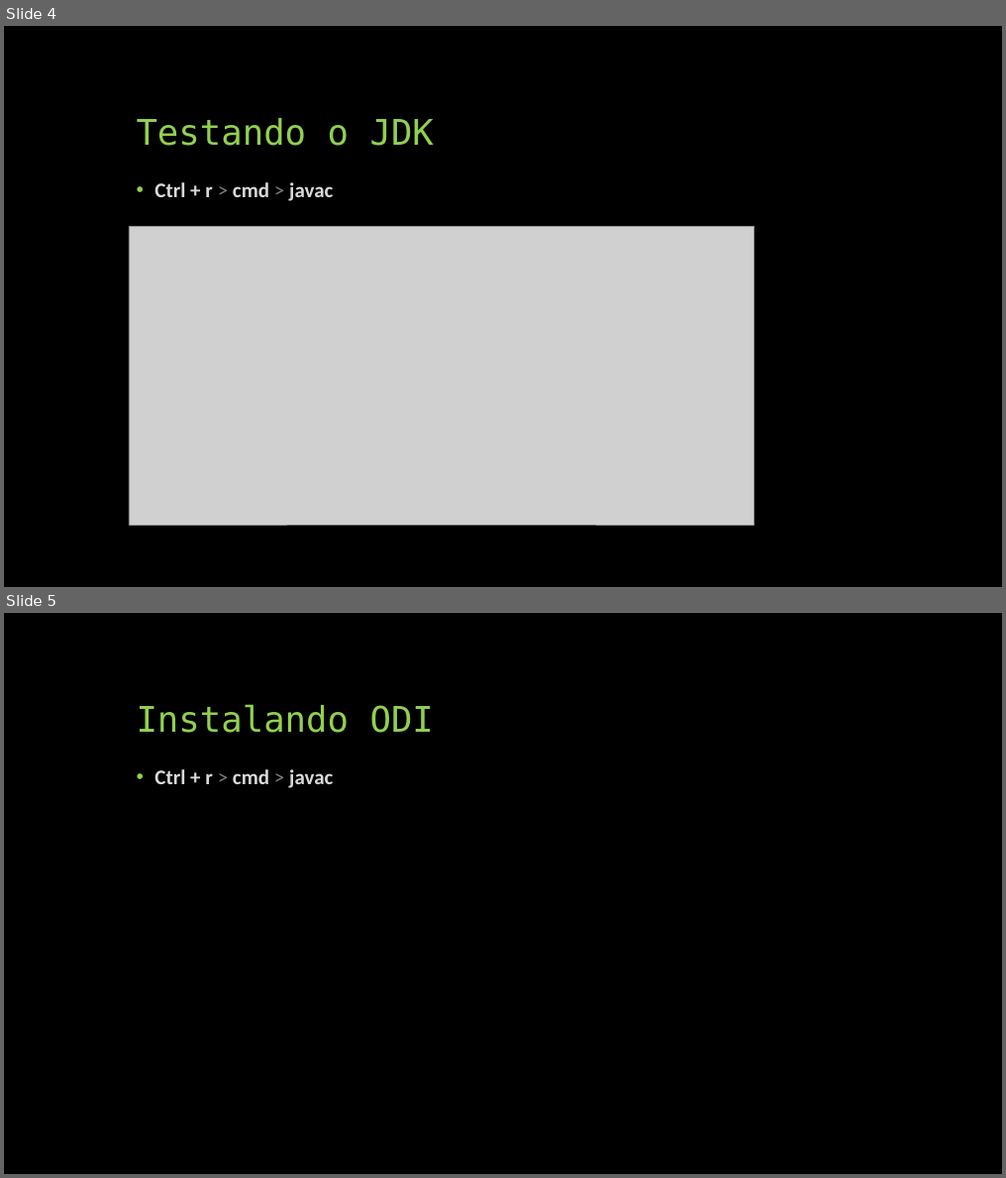
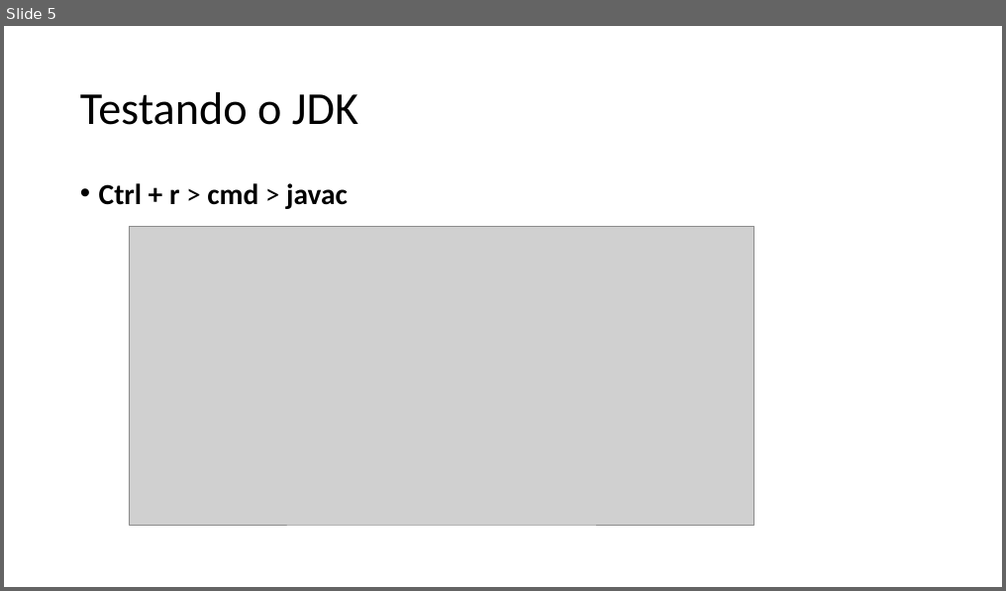
Before and after one commit to willanythayse/odi-develop-workout, a slide deck: Instalação Oracle Data Integrator (ODI).pptx. Shown one above the other, each under a label of ours: slides 4 and 5 before the commit, slide 5 after it. The pictures are 1006x1178 and 1006x591 pixels, drawn with LibreOffice and Linux fonts; fonts in the diff are those of the drawing; grey boxes stand for pictures. Boxes give left, top, right and bottom in pixels: in the first picture for what was removed or moved away, otherwise in the second. Text is boxed around its words. In the diff, an @@ line names an element or a change of style, - is before the commit and + after.

```diff
--- a/Instalação Oracle Data Integrator (ODI).pptx
+++ b/Instalação Oracle Data Integrator (ODI).pptx
@@ slide 5 removed at [4,613,1002,1174], background #000000 @@
@@ title removed at [137,704,434,733] @@
-Instalando ODI
@@ text removed at [154,769,333,788] @@
-• Ctrl + r > cmd > javac
@@ what was slide 4 is now slide 5 @@
@@ slide 5 changed as well @@
@@ background #000000 to #FFFFFF @@
@@ title "Testando o JDK": place and size @@
-title "Testando o JDK" at [137,118,434,146]
+title "Testando o JDK" at [80,92,358,125]
@@ title "Testando o JDK" at [80,92,358,125]: size 34 to 44 pt, font DejaVu Sans Mono to Calibri, text colour #92D050 to #000000; vertical alignment bottom to middle @@
@@ text "Ctrl + r > cmd ...": place and size @@
-text "Ctrl + r > cmd ..." at [154,182,333,201]
+text "Ctrl + r > cmd ..." at [99,183,348,209]
@@ text "Ctrl + r > cmd ..." at [99,183,348,209]: size 20 to 28 pt; text colour #D9D9D9 to #000000 in "Ctrl + r cmd javac"; text colour #808080 to #000000 in "> >"; less space between paragraphs @@
```
Also in this commit, not shown: 3 other slides changed, 10 slides added, 5 other slides removed.
